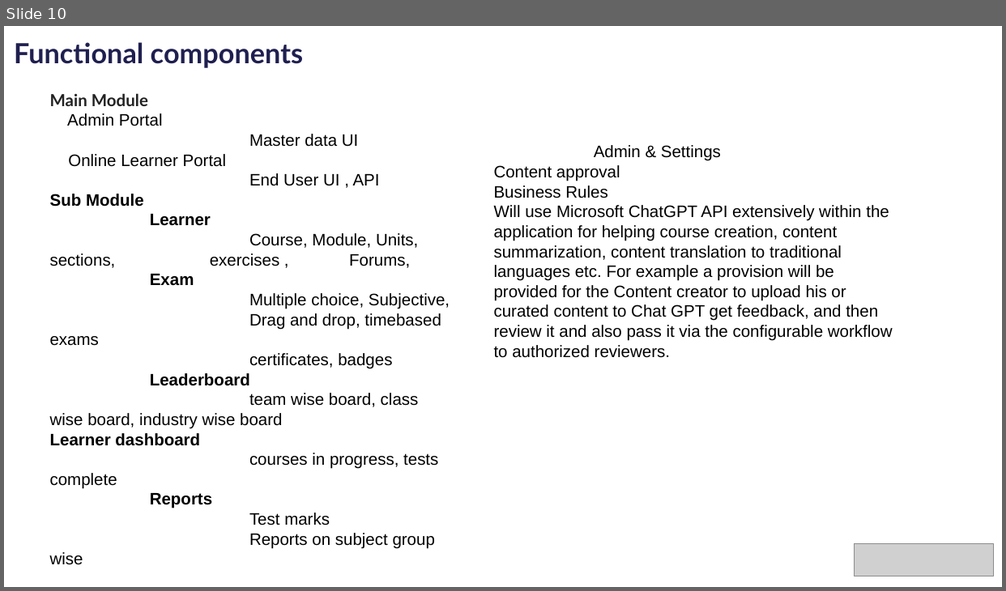
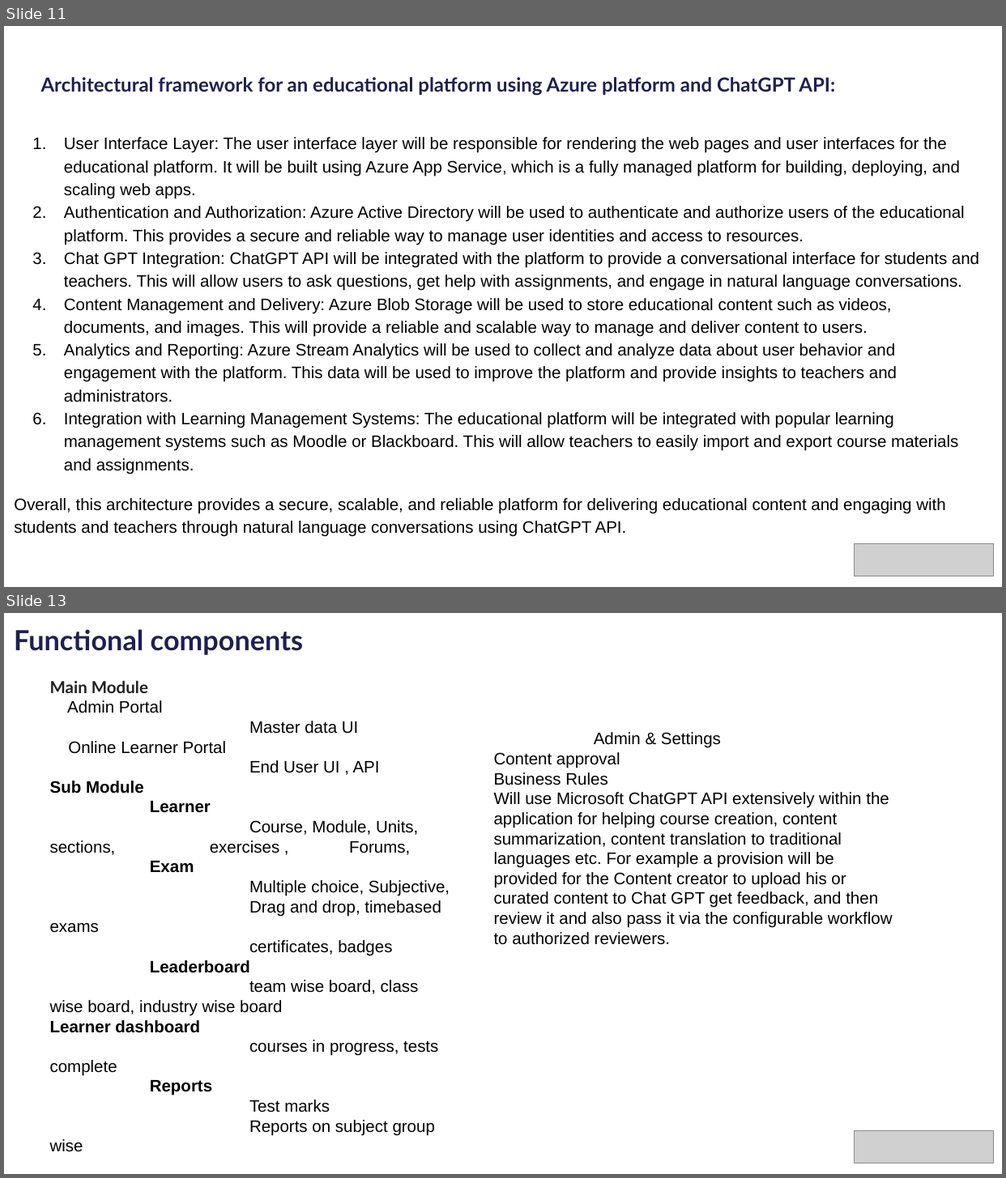
Before and after one commit to rajmanic15/sustainability-hackathon, a slide deck: idea/PLEDGE_TO_PROGRES_Microsoft_Sustainability.pptx. Shown one above the other, each under a label of ours: slide 10 before the commit, slides 11 and 13 after it; the slides between them are not shown. The pictures are 1006x591 and 1006x1178 pixels, drawn with LibreOffice and Linux fonts; fonts in the diff are those of the drawing; grey boxes stand for pictures; background and template pictures are left out. Boxes give left, top, right and bottom in pixels: in the first picture for what was removed or moved away, otherwise in the second. Text is boxed around its words. In the diff, an @@ line names an element or a change of style, - is before the commit and + after.

```diff
--- a/idea/PLEDGE_TO_PROGRES_Microsoft_Sustainability.pptx
+++ b/idea/PLEDGE_TO_PROGRES_Microsoft_Sustainability.pptx
@@ slide 11 added at [4,26,1002,587], background #FFFFFF; not listed: 2 template elements that a slide beside it also shows @@
@@ title added at [41,77,835,96], 14 pt, text #1F1F50, bold @@
+Architectural framework for an educational platform using Azure platform and ChatGPT API:
@@ text added at [14,137,979,537], 12 pt, text #000000 @@
+1. User Interface Layer: The user interface layer will be responsible for rendering the web pages and user interfaces for the educational platform. It will be built using Azure App Service, which is a fully managed platform for building, deploying, and scaling web apps.
+2. Authentication and Authorization: Azure Active Directory will be used to authenticate and authorize users of the educational platform. This provides a secure and reliable way to manage user identities and access to resources.
+3. Chat GPT Integration: ChatGPT API will be integrated with the platform to provide a conversational interface for students and teachers. This will allow users to ask questions, get help with assignments, and engage in natural language conversations.
+4. Content Management and Delivery: Azure Blob Storage will be used to store educational content such as videos, documents, and images. This will provide a reliable and scalable way to manage and deliver content to users.
+5. Analytics and Reporting: Azure Stream Analytics will be used to collect and analyze data about user behavior and engagement with the platform. This data will be used to improve the platform and provide insights to teachers and administrators.
+6. Integration with Learning Management Systems: The educational platform will be integrated with popular learning management systems such as Moodle or Blackboard. This will allow teachers to easily import and export course materials and assignments.
+Overall, this architecture provides a secure, scalable, and reliable platform for delivering educational content and engaging with students and teachers through natural language conversations using ChatGPT API.
@@ picture added at [854,544,993,577] @@
@@ what was slide 10 is now slide 13 @@
```
Also in this commit, not shown: 1 slide changed, 3 other slides added, 1 slide removed.
